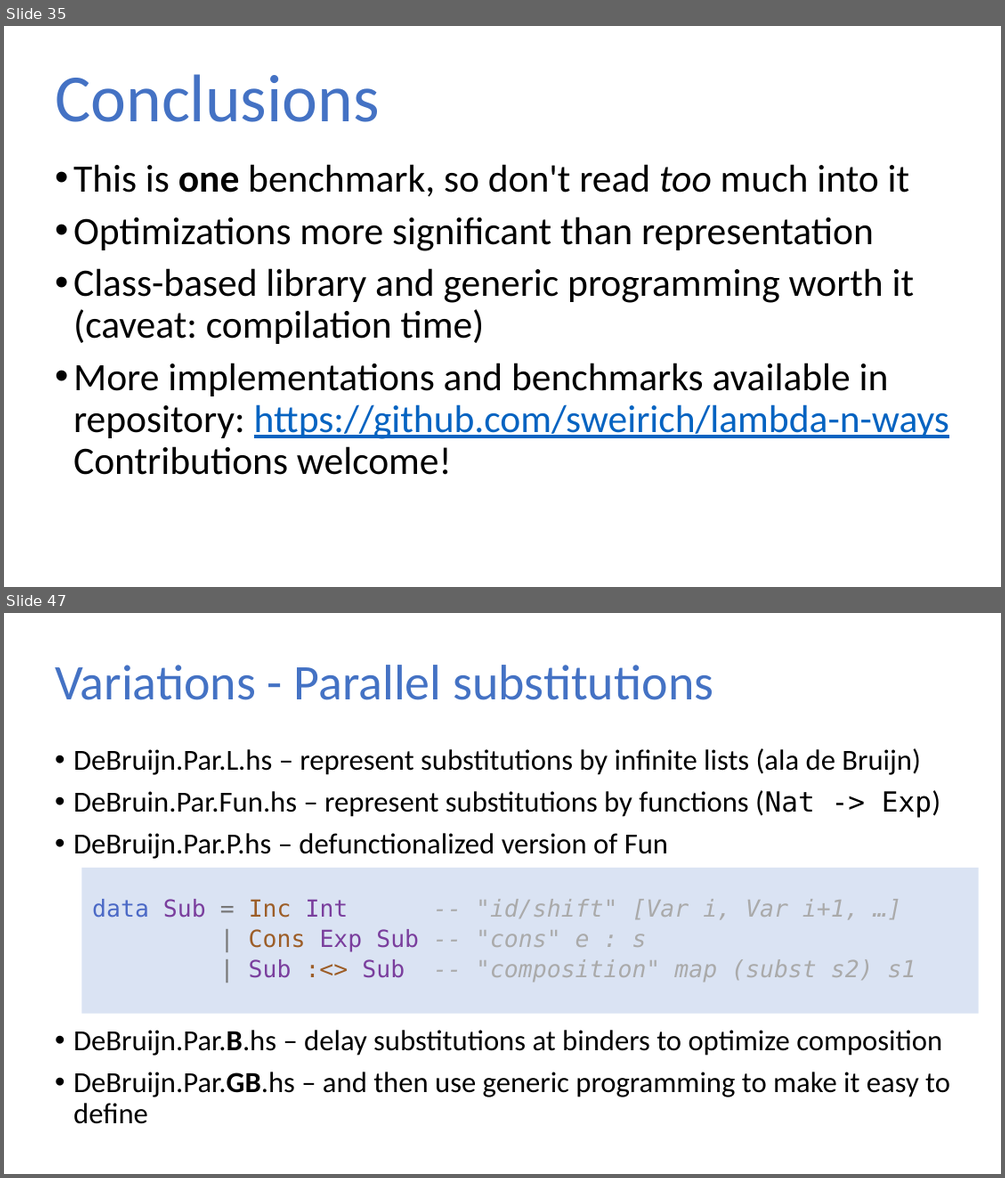
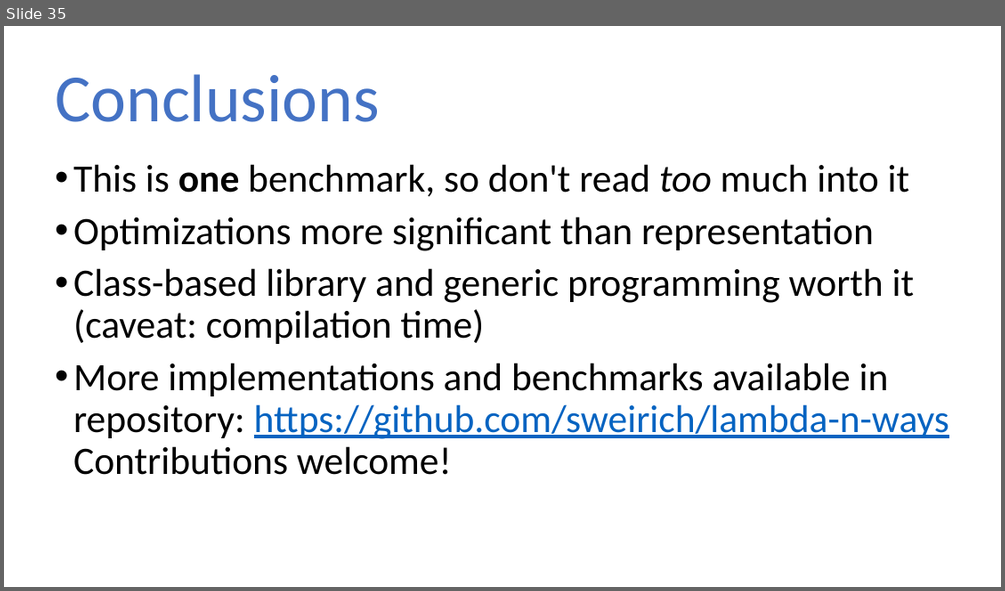
Before and after one commit to sweirich/lambda-n-ways, a slide deck: ifl-2021.pptx. Shown one above the other, each under a label of ours: slides 35 and 47 before the commit, slide 35 after it; the slides between them are not shown. The pictures are 1005x1178 and 1005x591 pixels, drawn with LibreOffice and Linux fonts; fonts in the diff are those of the drawing. Boxes give left, top, right and bottom in pixels: in the first picture for what was removed or moved away, otherwise in the second. Text is boxed around its words. In the diff, an @@ line names an element or a change of style, - is before the commit and + after.

```diff
--- a/ifl-2021.pptx
+++ b/ifl-2021.pptx
@@ slide 47 removed at bbox=[4, 613, 1001, 1174], background #FFFFFF @@
@@ title removed at bbox=[55, 665, 713, 700] @@
-Variations - Parallel substitutions
@@ text removed at bbox=[73, 748, 950, 1124] @@
-• DeBruijn.Par.L.hs – represent substitutions by infinite lists (ala de Bruijn)
-• DeBruin.Par.Fun.hs – represent substitutions by functions (Nat -> Exp)
-• DeBruijn.Par.P.hs – defunctionalized version of Fun
-  data Sub = Inc Int -- "id/shift" [Var i, Var i+1, …]
-  | Cons Exp Sub -- "cons" e : s
-  | Sub :<> Sub -- "composition" map (subst s2) s1
-• DeBruijn.Par.B.hs – delay substitutions at binders to optimize composition
-• DeBruijn.Par.GB.hs – and then use generic programming to make it easy to define
@@ rectangle removed at bbox=[81, 868, 978, 1013] @@
```
Also in this commit, not shown: 5 slides changed, 46 other slides removed, 9 other files.
